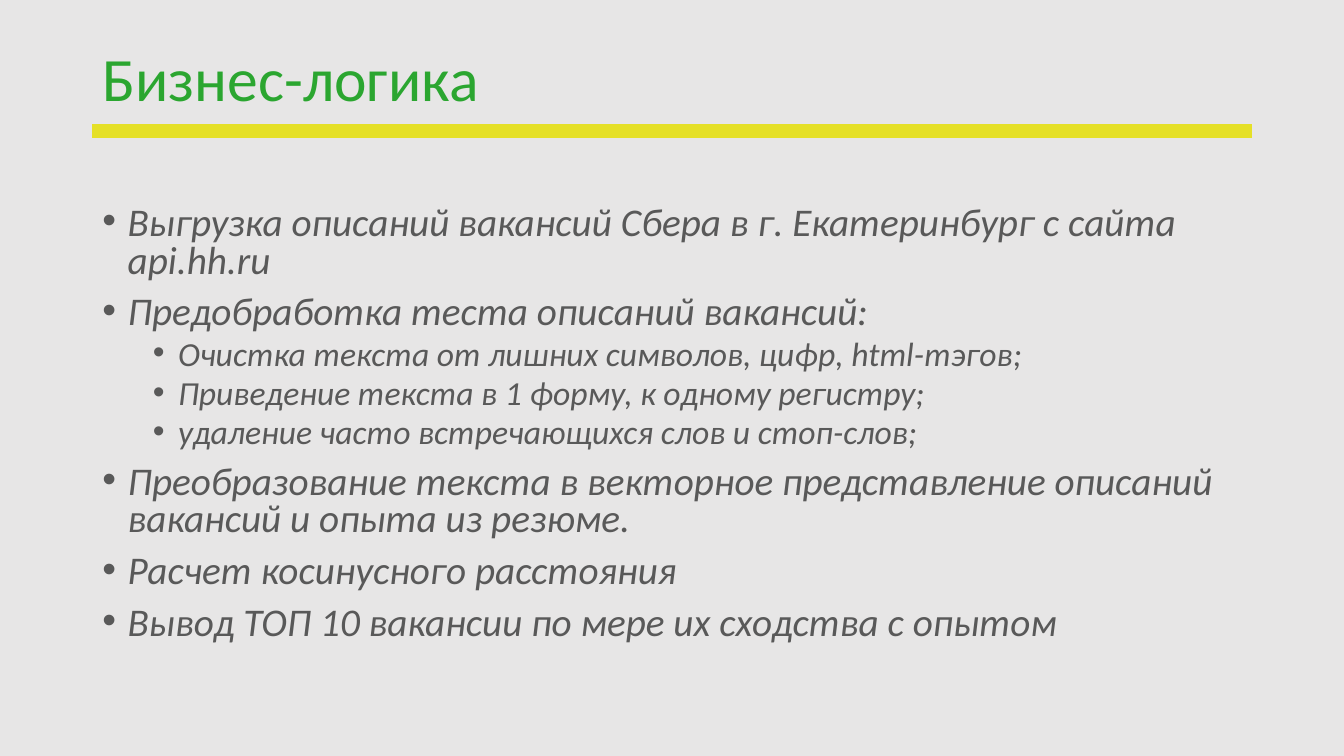
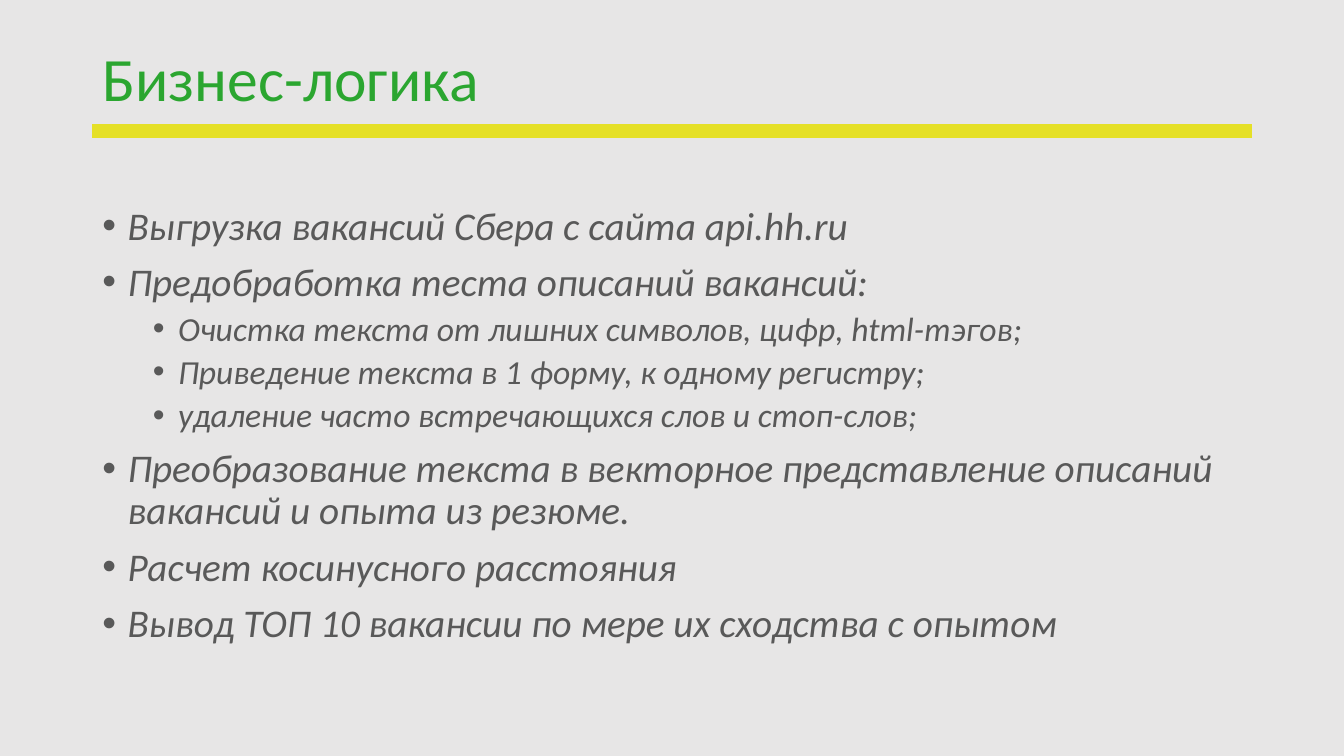
Before and after one commit to OlViMshv/DA_project, a slide deck: slide 4 of ПЕРЕЗАПУСК_Защита проекта.pptx. Drawn at 1344x756 pixels with LibreOffice and Linux fonts; fonts in the diff are those of the drawing; background and template pictures are left out. Boxes give left, top, right and bottom in pixels: in the first picture for what was removed or moved away, otherwise in the second. Text is boxed around its words. In the diff, an @@ line names an element or a change of style, - is before the commit and + after.

```diff
--- a/ПЕРЕЗАПУСК_Защита проекта.pptx
+++ b/ПЕРЕЗАПУСК_Защита проекта.pptx
@@ text at bbox=[128, 213, 848, 247]: text changed @@
-• Выгрузка описаний вакансий Сбера в г. Екатеринбург с сайта api.hh.ru
+• Выгрузка вакансий Сбера с сайта api.hh.ru
@@ text at bbox=[128, 269, 1213, 644]: line spacing 0.8 to 0.9 @@
```
Also in this commit, not shown: 3 other slides changed.
